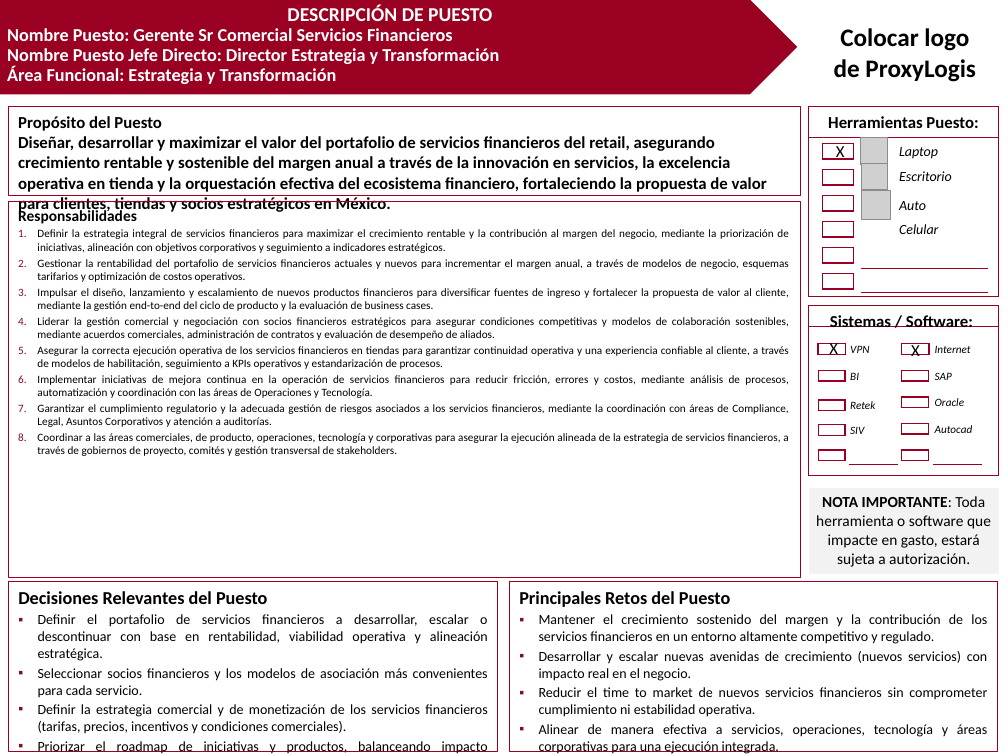
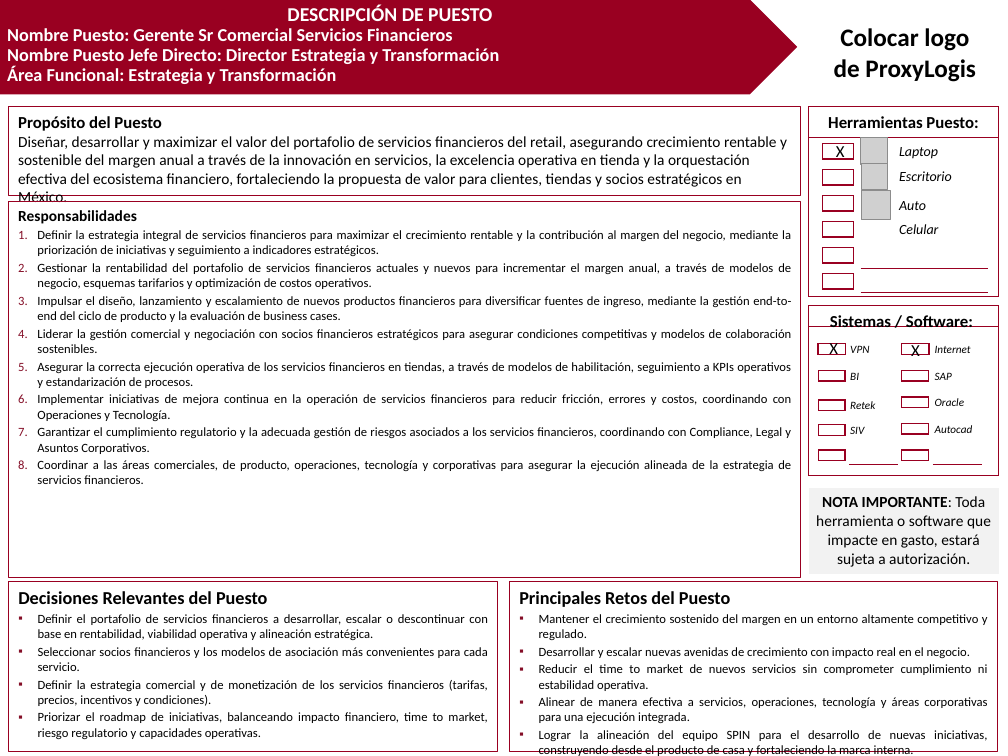
Before and after one commit to Rojast-AI/oxxo, a slide deck: slide 1 of Estrategia y Transformacion/Descripciones de Puestos/Gerente Sr Comercial Servicios Financieros/ET - L2 Gerente Sr Comercial Servicios Financieros.pptx. Drawn at 1008x756 pixels with LibreOffice and Linux fonts; fonts in the diff are those of the drawing; grey boxes stand for pictures; background and template pictures are left out. Boxes give left, top, right and bottom in pixels: in the first picture for what was removed or moved away, otherwise in the second. Text is boxed around its words. In the diff, an @@ line names an element or a change of style, - is before the commit and + after.

```diff
--- a/Estrategia y Transformacion/Descripciones de Puestos/Gerente Sr Comercial Servicios Financieros/ET - L2 Gerente Sr Comercial Servicios Financieros.pptx
+++ b/Estrategia y Transformacion/Descripciones de Puestos/Gerente Sr Comercial Servicios Financieros/ET - L2 Gerente Sr Comercial Servicios Financieros.pptx
@@ text in rectangle at [18, 136, 787, 202]: size 12 to 11 pt, bold off @@
@@ text in rectangle at [37, 230, 791, 256]: text changed; size 8 to 9 pt @@
-1. Definir la estrategia integral de servicios financieros para maximizar el crecimiento rentable y la contribución al margen del negocio, mediante la priorización de iniciativas, alineación con objetivos corporativos y seguimiento a indicadores estratégicos.
+1. Definir la estrategia integral de servicios financieros para maximizar el crecimiento rentable y la contribución al margen del negocio, mediante la priorización de iniciativas y seguimiento a indicadores estratégicos.
@@ text in rectangle at [37, 263, 791, 289]: size 8 to 9 pt in "Gestionar la rentabilidad del portafolio de servicios ..." @@
@@ text in rectangle at [37, 296, 792, 484]: text changed; size 8 to 9 pt @@
-3. Impulsar el diseño, lanzamiento y escalamiento de nuevos productos financieros para diversificar fuentes de ingreso y fortalecer la propuesta de valor al cliente, mediante la gestión end-to-end del ciclo de producto y la evaluación de business cases.
-4. Liderar la gestión comercial y negociación con socios financieros estratégicos para asegurar condiciones competitivas y modelos de colaboración sostenibles, mediante acuerdos comerciales, administración de contratos y evaluación de desempeño de aliados.
-5. Asegurar la correcta ejecución operativa de los servicios financieros en tiendas para garantizar continuidad operativa y una experiencia confiable al cliente, a través de modelos de habilitación, seguimiento a KPIs operativos y estandarización de procesos.
-6. Implementar iniciativas de mejora continua en la operación de servicios financieros para reducir fricción, errores y costos, mediante análisis de procesos, automatización y coordinación con las áreas de Operaciones y Tecnología.
-7. Garantizar el cumplimiento regulatorio y la adecuada gestión de riesgos asociados a los servicios financieros, mediante la coordinación con áreas de Compliance, Legal, Asuntos Corporativos y atención a auditorías.
-8. Coordinar a las áreas comerciales, de producto, operaciones, tecnología y corporativas para asegurar la ejecución alineada de la estrategia de servicios financieros, a través de gobiernos de proyecto, comités y gestión transversal de stakeholders.
+3. Impulsar el diseño, lanzamiento y escalamiento de nuevos productos financieros para diversificar fuentes de ingreso, mediante la gestión end-to-end del ciclo de producto y la evaluación de business cases.
+4. Liderar la gestión comercial y negociación con socios financieros estratégicos para asegurar condiciones competitivas y modelos de colaboración sostenibles.
+5. Asegurar la correcta ejecución operativa de los servicios financieros en tiendas, a través de modelos de habilitación, seguimiento a KPIs operativos y estandarización de procesos.
+6. Implementar iniciativas de mejora continua en la operación de servicios financieros para reducir fricción, errores y costos, coordinando con Operaciones y Tecnología.
+7. Garantizar el cumplimiento regulatorio y la adecuada gestión de riesgos asociados a los servicios financieros, coordinando con Compliance, Legal y Asuntos Corporativos.
+8. Coordinar a las áreas comerciales, de producto, operaciones, tecnología y corporativas para asegurar la ejecución alineada de la estrategia de servicios financieros.
@@ text in rectangle at [38, 614, 488, 671]: size 10 to 9 pt in "Definir el portafolio de servicios financieros a ...", "Seleccionar socios financieros y los modelos de ..." @@
@@ text in rectangle at [539, 614, 988, 691]: text changed; size 10 to 9 pt @@
-▪ Mantener el crecimiento sostenido del margen y la contribución de los servicios financieros en un entorno altamente competitivo y regulado.
-▪ Desarrollar y escalar nuevas avenidas de crecimiento (nuevos servicios) con impacto real en el negocio.
-▪ Reducir el time to market de nuevos servicios financieros sin comprometer cumplimiento ni estabilidad operativa.
+▪ Mantener el crecimiento sostenido del margen en un entorno altamente competitivo y regulado.
+▪ Desarrollar y escalar nuevas avenidas de crecimiento con impacto real en el negocio.
+▪ Reducir el time to market de nuevos servicios sin comprometer cumplimiento ni estabilidad operativa.
@@ text in rectangle at [38, 680, 488, 739]: text changed; size 10 to 9 pt @@
-▪ Definir la estrategia comercial y de monetización de los servicios financieros (tarifas, precios, incentivos y condiciones comerciales).
-▪ Priorizar el roadmap de iniciativas y productos, balanceando impacto financiero, time to market, riesgo regulatorio y capacidades operativas.
+▪ Definir la estrategia comercial y de monetización de los servicios financieros (tarifas, precios, incentivos y condiciones).
+▪ Priorizar el roadmap de iniciativas, balanceando impacto financiero, time to market, riesgo regulatorio y capacidades operativas.
@@ text in rectangle at [539, 697, 987, 723]: size 10 to 9 pt in "Alinear de manera efectiva a servicios, operaciones, ..." @@
@@ text in rectangle at [539, 730, 987, 756]: text changed; size 10 to 9 pt @@
-▪ Lograr la alineación del equipo SPIN para el desarrollo de nuevas iniciativas, asegurando que las propuestas se construyan a partir del producto de casa y fortalezcan la marca interna.
+▪ Lograr la alineación del equipo SPIN para el desarrollo de nuevas iniciativas, construyendo desde el producto de casa y fortaleciendo la marca interna.
```
Also in this commit, not shown: 1 other slide changed, 16 other files.
